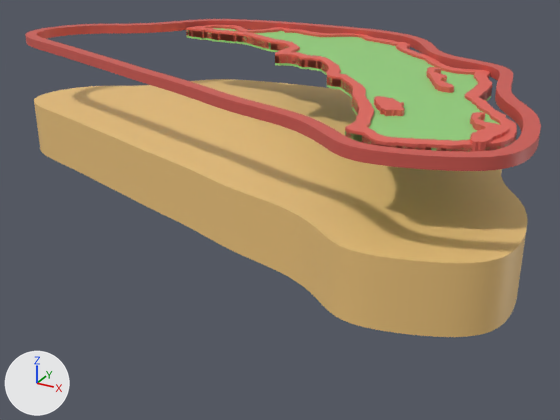
An edit to the Blender file beads/filibertos-taco/print/filibertos-taco_charm.blend, drawn before and after from the same camera.
Camera for both pictures: a 50 mm lens placed at (16.3, -27.4, 12.9), pointed at (1.4, -0.4, -0.7). Every picture has the same lights, and +X, +Y and +Z are marked at lower left. The first picture is the older version.

The older version as bpy lines, for what is in view:
```python
me_curve_139 = bpy.data.meshes.new('Curve.139')
me_curve_139.from_pydata(...)  # 1123 vertices, 966 faces; spans x -12.5..12.5, y -8.3..8.3, z -2.5..1.5
me_curve_139.materials.append(mat_bottommat_046)  # green #7cc489
me_decorationlettuceseparatormesh_007 = bpy.data.meshes.new('DecorationLettuceSeparatorMesh.007')
me_decorationlettuceseparatormesh_007.from_pydata(...)  # 1596 vertices, 1606 faces; spans x -7.0..11.8, y -6.9..8.0, z 2.6..3.0
me_decorationlettuceseparatormesh_007.materials.append(mat_decorationlettuceseparatormat_007)  # red #e56559
me_decorationshelloutlinemesh_019 = bpy.data.meshes.new('DecorationShellOutlineMesh.019')
me_decorationshelloutlinemesh_019.from_pydata(...)  # 1920 vertices, 1600 faces; spans x -12.4..12.5, y -8.3..8.3, z 2.8..3.2
me_decorationshelloutlinemesh_019.materials.append(mat_decorationshelloutlinemat_019)  # red #d05950
ob_bottom = bpy.data.objects.new('Bottom', me_curve_139)
ob_bottom.location = (0.0, 0.0, 0.0)
ob_bottom.hide_set(True)
ob_decorationlettuceseparator = bpy.data.objects.new('DecorationLettuceSeparator', me_decorationlettuceseparatormesh_007)
ob_decorationlettuceseparator.location = (0.0, 0.0, 2.51)
ob_decorationshelloutline = bpy.data.objects.new('DecorationShellOutline', me_decorationshelloutlinemesh_019)
ob_decorationshelloutline.location = (0.0, 0.0, 2.51)
# also in view: 'Top' at (0.0, 0.0, 1.2); 'DecorationInteriorDetail' at (9.0, -1.7, 5.4); 'DecorationFilling' at (2.4, 0.5, 5.2)
```
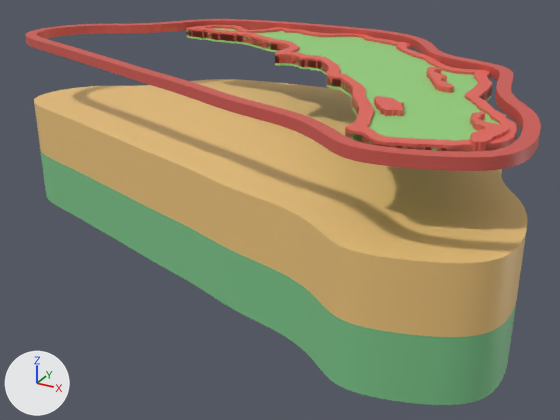
Edits to the scene script, one JSON object a line:
```json
{"op": "remove", "block": "ob_bottom", "code": "ob_bottom.hide_set(True)"}
```

Pixel boxes [x1, y1, x2, y2] of what changed, in the pictures (560 x 420 px):
```json
{"object": "Bottom", "change": "shown", "after": [40, 150, 517, 405], "on screen": "green"}
```
